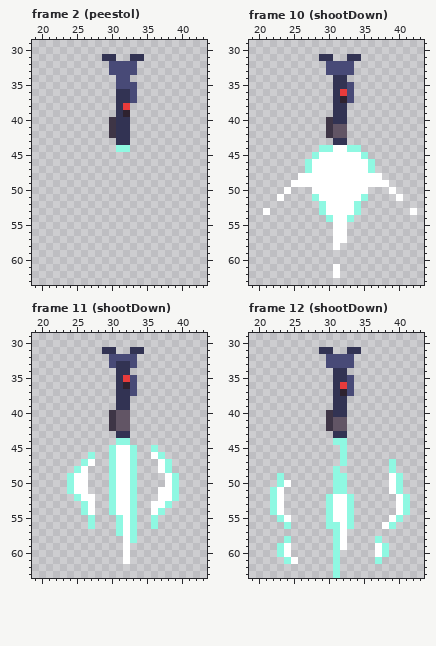
Pixel-art file, stored at Test_Loopguy/Content/Pistol.aseprite. This is how it looked before the edit.
64x64 pixels, 24 frames. Shown: frame 2 (peestol): x 19..43, y 29..63; frame 10 (shootDown): x 19..43, y 29..63; frame 11 (shootDown): x 19..43, y 29..63; frame 12 (shootDown): x 19..43, y 29..63. The commit also changed other frames, which this record leaves out.
After the commit:
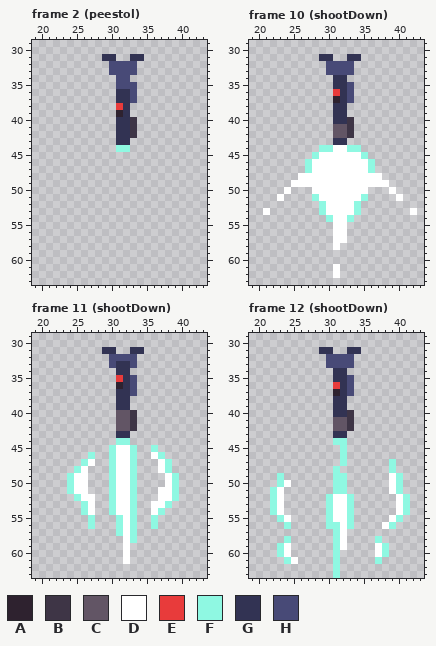
Palette (. is transparent): A #2e222f  B #3e3546  C #625565  D #ffffff  E #e83b3b  F #8ff8e2  G #323353  H #484a77
Commit message: pistol sheet hotfix
Change:
Changed rows in their new state; - is an unchanged pixel.
Frame 2 (peestol), layer "Layer 1":
first column x 30:
38 -EG-
39 -AG-
40 .--B
41 .--B
42 .--B
Frame 10 (shootDown), layers "Layer 2", "Layer 1":
first column x 30:
36 -EG-
37 -AG-
40 .--B
41 .--B
42 .--B
Frame 11 (shootDown), layers "Layer 2", "Layer 1":
first column x 31:
35 EG
36 AG
first column x 30:
40 .--B
41 .--B
42 .--B
Frame 12 (shootDown), layers "Layer 2", "Layer 1": the same change as frame 10 (shootDown)
Boxes around the changes in both pictures, in picture pixels (x1, y1, x2, y2):
changed: (109, 103, 137, 138)
changed: (326, 89, 354, 138)
changed: (109, 375, 137, 431)
changed: (326, 382, 354, 431)
